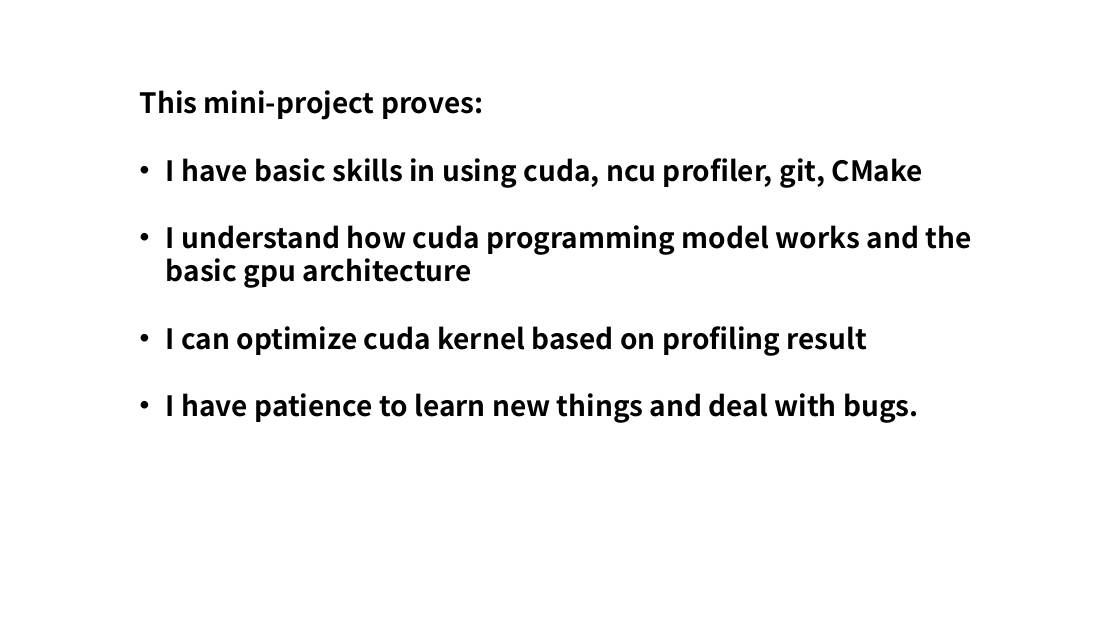
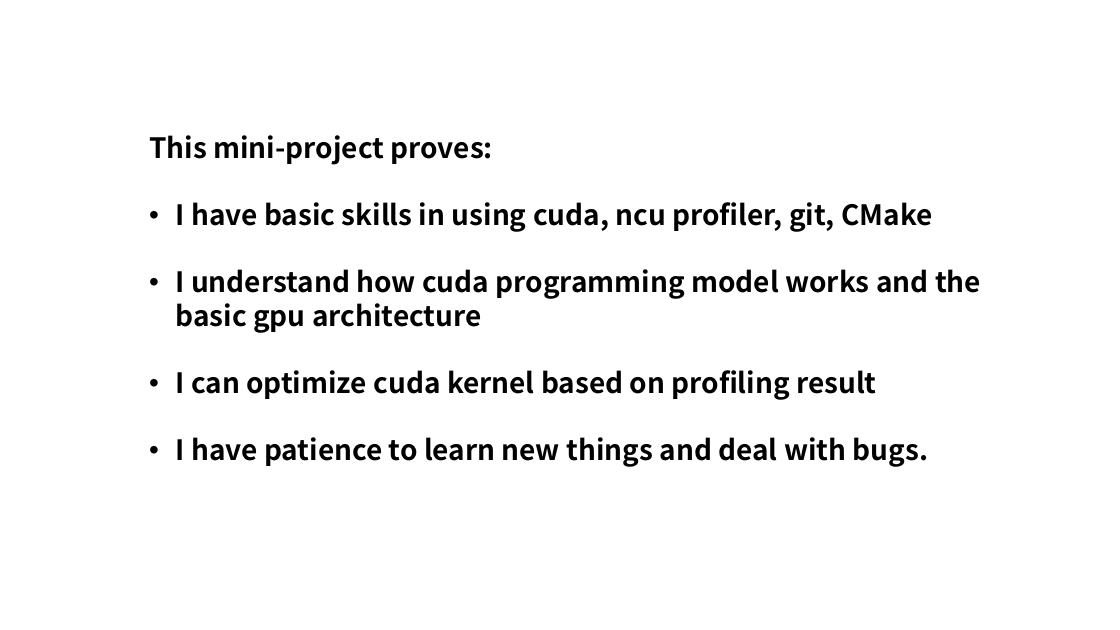
Before and after one commit to InhabitancyCocoon/feather_gemm, a slide deck: slide 2 of docs/presentation.pptx. Drawn at 1120x630 pixels with LibreOffice and Linux fonts; fonts in the diff are those of the drawing. Boxes give left, top, right and bottom in pixels: in the first picture for what was removed or moved away, otherwise in the second. Text is boxed around its words. In the diff, an @@ line names an element or a change of style, - is before the commit and + after.

```diff
--- a/docs/presentation.pptx
+++ b/docs/presentation.pptx
@@ text "This mini-project proves:" moved from (x1=140, y1=90, x2=971, y2=423) to (x1=149, y1=135, x2=981, y2=467) @@
```
Also in this commit, not shown: 5 other slides changed, 41 slides added, 5 slides removed.
